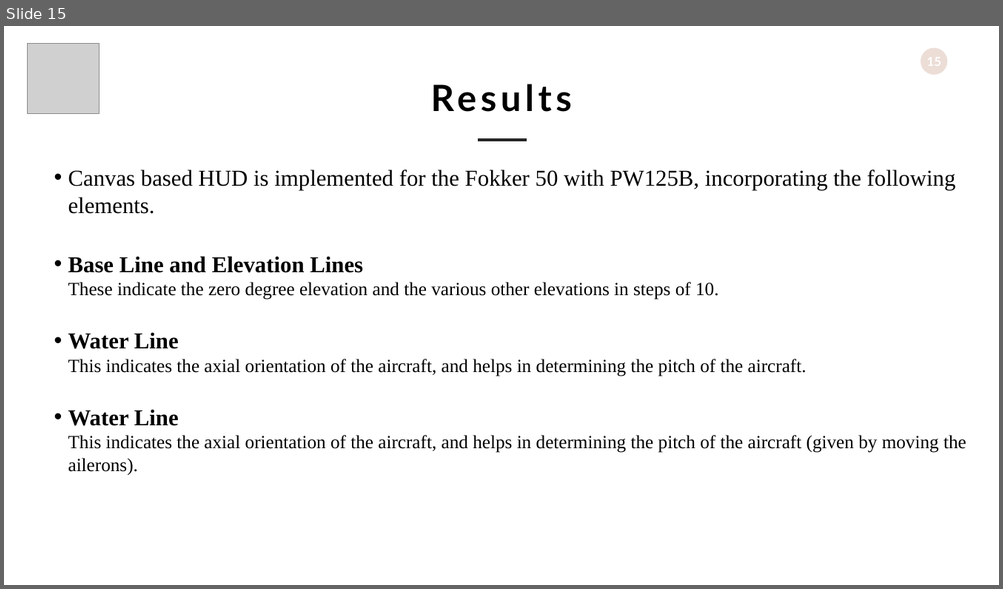
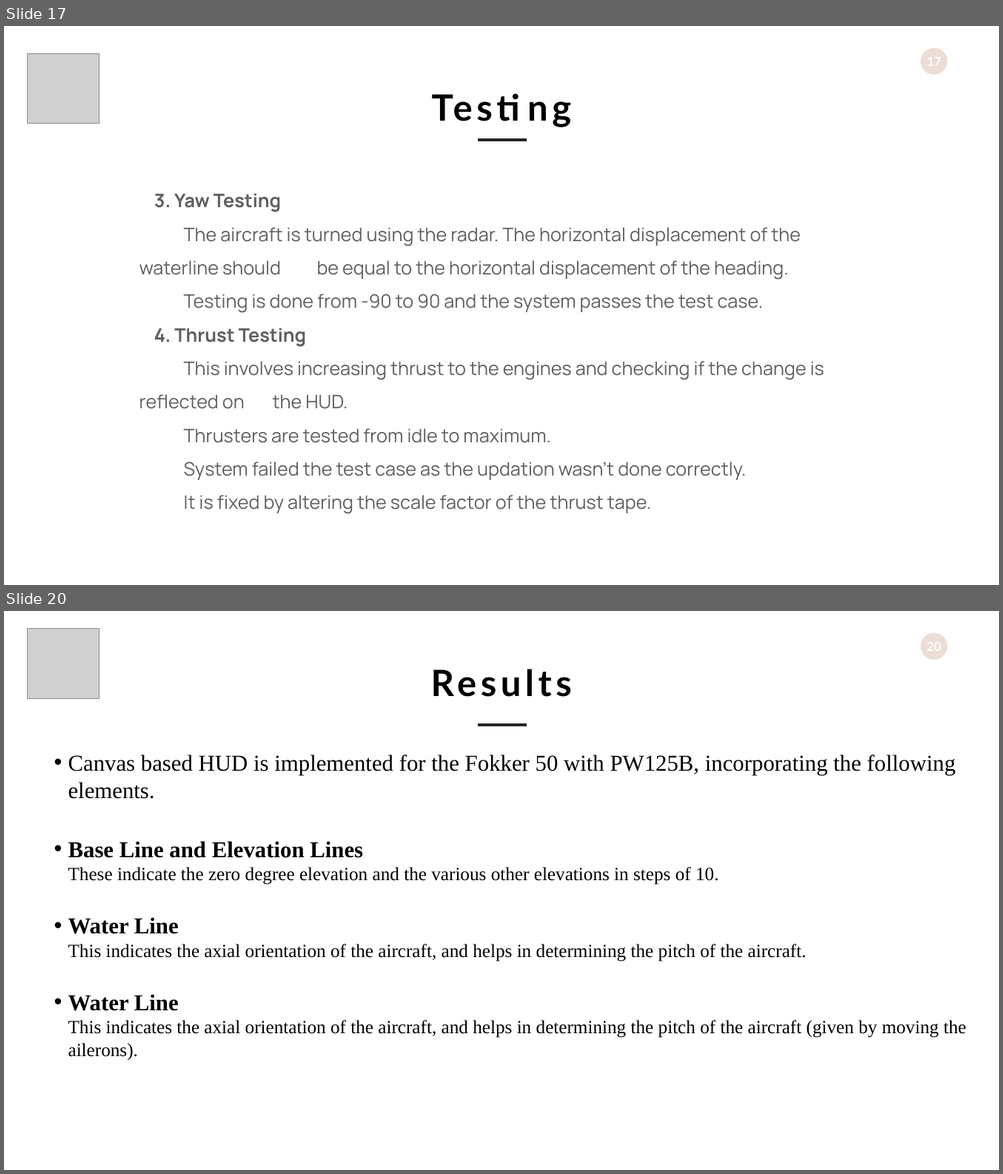
Before and after one commit to benkenobi007/CHIS-Documents, a slide deck: SE Lab/OS-FG.pptx. Shown one above the other, each under a label of ours: slide 15 before the commit, slides 17 and 20 after it; the slides between them are not shown. The pictures are 1003x589 and 1003x1174 pixels, drawn with LibreOffice and Linux fonts; fonts in the diff are those of the drawing; grey boxes stand for pictures. Boxes give left, top, right and bottom in pixels: in the first picture for what was removed or moved away, otherwise in the second. Text is boxed around its words. In the diff, an @@ line names an element or a change of style, - is before the commit and + after.

```diff
--- a/SE Lab/OS-FG.pptx
+++ b/SE Lab/OS-FG.pptx
@@ slide 17 added at (4, 26, 999, 585), background #FFFFFF; not listed: 1 template element that a slide beside it also shows @@
@@ picture added at (27, 53, 99, 124) @@
@@ text added at (421, 83, 581, 131), 70 pt, text #000000, bold @@
+Testing
@@ line added from (478, 140) to (526, 140), #262626 4.5 pt @@
@@ text added at (139, 193, 824, 514), 36 pt, text #5F5F5F @@
+3. Yaw Testing
+The aircraft is turned using the radar. The horizontal displacement of the waterline should be equal to the horizontal displacement of the heading.
+Testing is done from -90 to 90 and the system passes the test case.
+4. Thrust Testing
+This involves increasing thrust to the engines and checking if the change is reflected on the HUD.
+Thrusters are tested from idle to maximum.
+System failed the test case as the updation wasn’t done correctly.
+It is fixed by altering the scale factor of the thrust tape.
@@ what was slide 15 is now slide 20 @@
```
Also in this commit, not shown: 2 slides changed, 4 other slides added.
